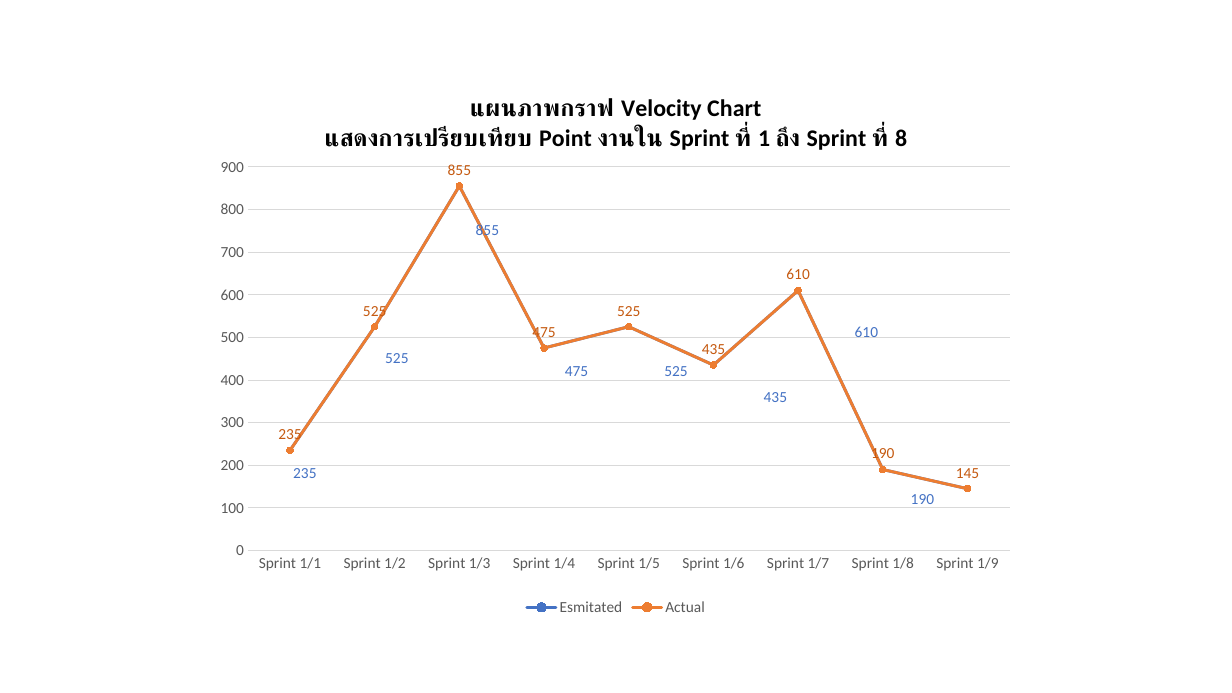
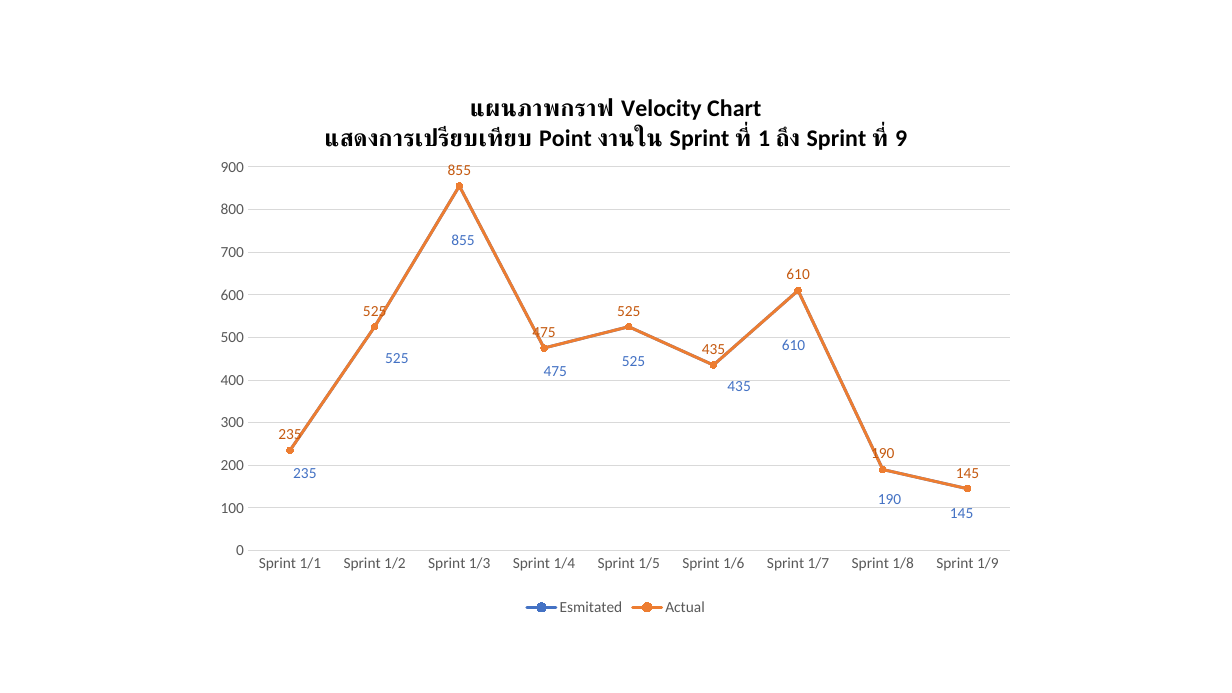
Before and after one commit to wirat0155/team4, a slide deck: slide 2 of Burndown & Velocity/V1.9.1 [2021-09-04] Burndown Velocity Sprint 1-9.pptx. Drawn at 1232x693 pixels with LibreOffice and Linux fonts; fonts in the diff are those of the drawing. Boxes give left, top, right and bottom in pixels: in the first picture for what was removed or moved away, otherwise in the second. Text is boxed around its words. In the diff, an @@ line names an element or a change of style, - is before the commit and + after.

Commit message:
แก้ไข Burndown Chart

```diff
--- a/Burndown & Velocity/V1.9.1 [2021-09-04] Burndown Velocity Sprint 1-9.pptx
+++ b/Burndown & Velocity/V1.9.1 [2021-09-04] Burndown Velocity Sprint 1-9.pptx
@@ line chart at (205, 73, 1027, 621) @@
@@ title "แผนภาพกราฟ Velocity Chart แสดงการเปรียบเทียบ Point งานใน Sprint ที่ 1 ถึง Sprint ที่ 8 " to "แผนภาพกราฟ Velocity Chart แสดงการเปรียบเทียบ Point งานใน Sprint ที่ 1 ถึง Sprint ที่ 9 " @@
@@ text "855" rewrapped from (476, 222, 499, 240) to (451, 234, 474, 245) @@
@@ text "475": place and size @@
-text "475" at (565, 366, 588, 376)
+text "475" at (544, 366, 567, 376)
@@ text "525": place and size @@
-text "525" at (664, 366, 687, 376)
+text "525" at (622, 356, 645, 366)
@@ text "610": place and size @@
-text "610" at (855, 326, 878, 338)
+text "610" at (782, 339, 805, 350)
@@ text "435": place and size @@
-text "435" at (764, 392, 787, 402)
+text "435" at (727, 381, 750, 391)
@@ text "190": place and size @@
-text "190" at (911, 494, 934, 504)
+text "190" at (878, 494, 901, 504)
@@ text added at (950, 508, 973, 518), 12 pt, text #4472C4 @@
+145
```
Also in this commit, not shown: 1 other slide changed.
